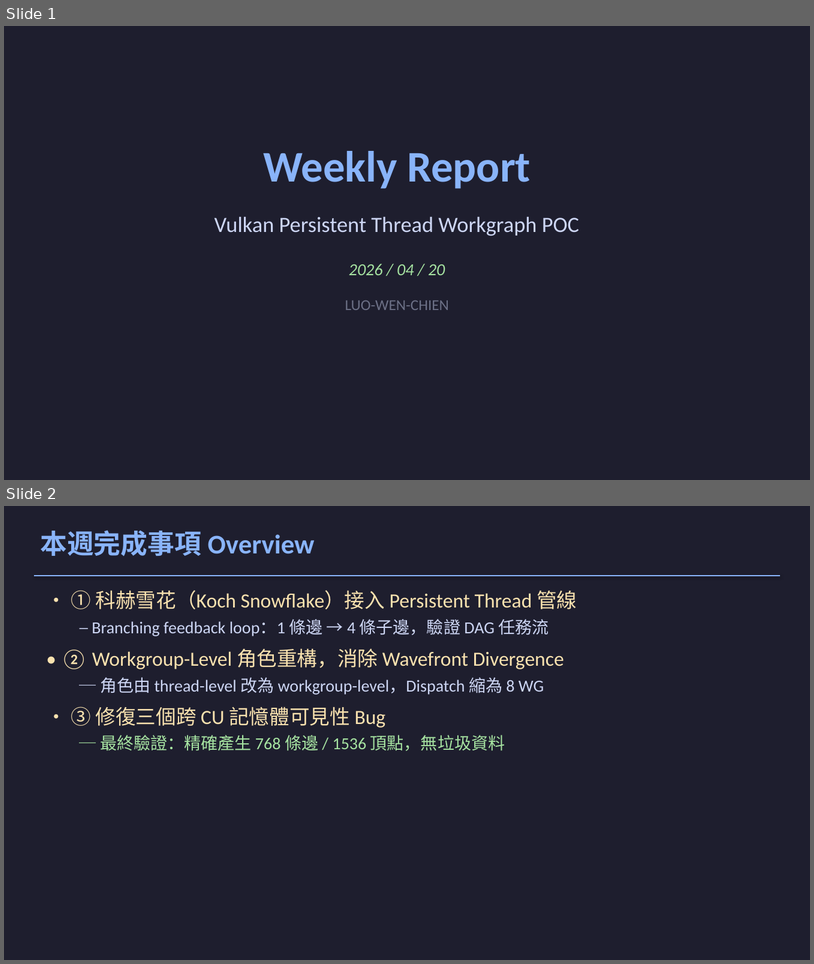
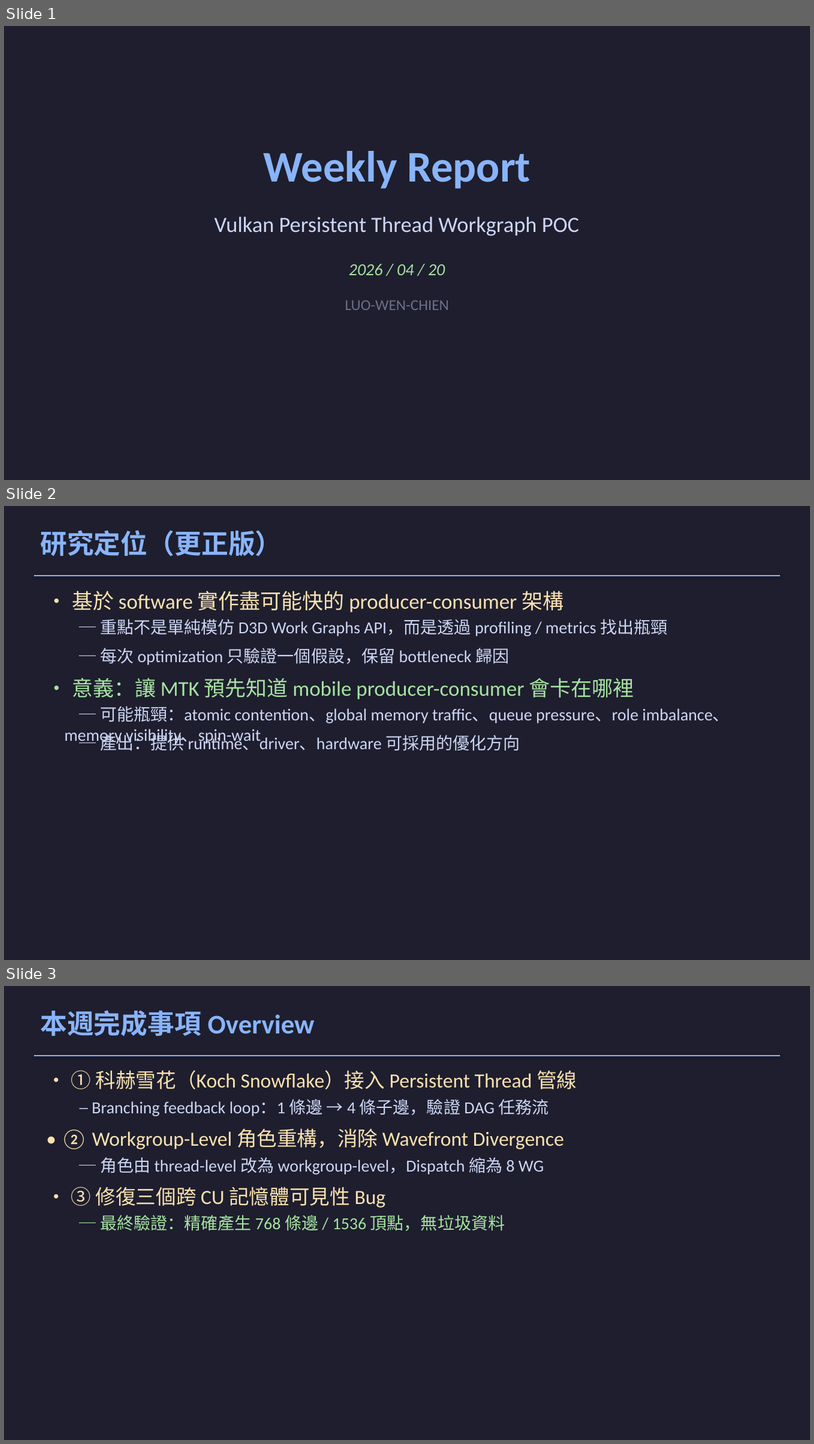
Before and after one commit to rurutoria7/vulkan_workgraph_simulate, a slide deck: reports/2026-04/weekly/weekly_report_260420.pptx. Shown one above the other, each under a label of ours: slides 1 and 2 before the commit, slides 1, 2 and 3 after it. The pictures are 814x964 and 814x1444 pixels, drawn with LibreOffice and Linux fonts; fonts in the diff are those of the drawing. Boxes give left, top, right and bottom in pixels: in the first picture for what was removed or moved away, otherwise in the second. Text is boxed around its words. In the diff, an @@ line names an element or a change of style, - is before the commit and + after.

```diff
--- a/reports/2026-04/weekly/weekly_report_260420.pptx
+++ b/reports/2026-04/weekly/weekly_report_260420.pptx
@@ slide 2 added at bbox=[4, 506, 810, 960], background #1E1E2E @@
@@ text added at bbox=[40, 530, 282, 556], 32 pt, text #89B4FA, bold @@
+研究定位（更正版）
@@ line added from (34, 576) to (780, 576), #89B4FA 1.5 pt @@
@@ text added at bbox=[72, 591, 564, 612], 25 pt, text #F9E2AF @@
+• 基於 software 實作盡可能快的 producer-consumer 架構
@@ text added at bbox=[100, 619, 668, 636], 20 pt, text #CDD6F4 @@
+─ 重點不是單純模仿 D3D Work Graphs API，而是透過 profiling / metrics 找出瓶頸
@@ text added at bbox=[100, 648, 509, 665], 20 pt, text #CDD6F4 @@
+─ 每次 optimization 只驗證一個假設，保留 bottleneck 歸因
@@ text added at bbox=[72, 678, 634, 699], 25 pt, text #A6E3A1 @@
+• 意義：讓 MTK 預先知道 mobile producer-consumer 會卡在哪裡
@@ text added at bbox=[100, 706, 730, 745], 20 pt, text #CDD6F4 @@
+─ 可能瓶頸：atomic contention、global memory traffic、queue pressure、role imbalance、memory visibility、spin-wait
@@ text added at bbox=[100, 732, 520, 751], 20 pt, text #CDD6F4 @@
+─ 產出：提供 runtime、driver、hardware 可採用的優化方向
@@ what was slide 2 is now slide 3 @@
```
Also in this commit, not shown: 1 slide changed, 6 other files.
